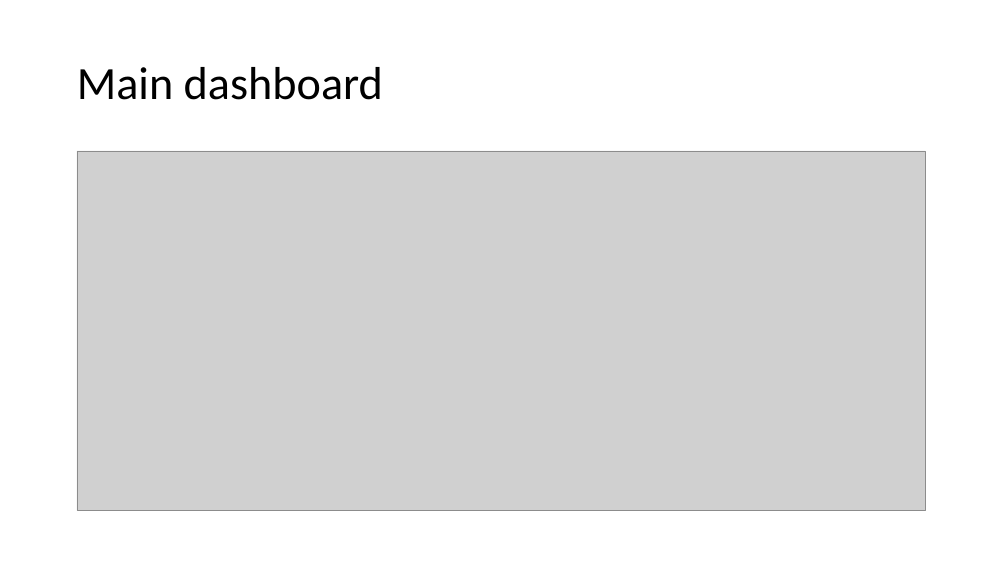
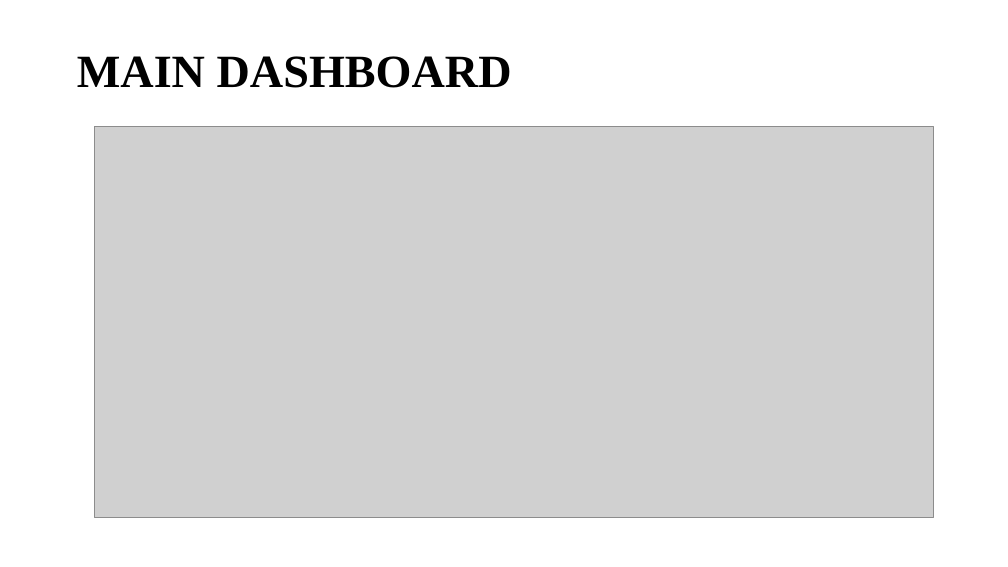
Before and after one commit to MSPVLPolytechnicCollege/Academic-Planner, a slide deck: slide 17 of review I.pptx. Drawn at 1008x567 pixels with LibreOffice and Linux fonts; fonts in the diff are those of the drawing; grey boxes stand for pictures. Boxes give left, top, right and bottom in pixels: in the first picture for what was removed or moved away, otherwise in the second. Text is boxed around its words. In the diff, an @@ line names an element or a change of style, - is before the commit and + after.

```diff
--- a/review I.pptx
+++ b/review I.pptx
@@ title at [77, 56, 512, 88]: text changed; font Calibri to Times New Roman; bold on @@
-Main dashboard
+MAIN DASHBOARD
@@ picture: place and size @@
-picture at [77, 151, 926, 511]
+picture at [95, 127, 933, 518]
```
Also in this commit, not shown: 3 other slides changed, 8 slides added, 7 slides removed.
